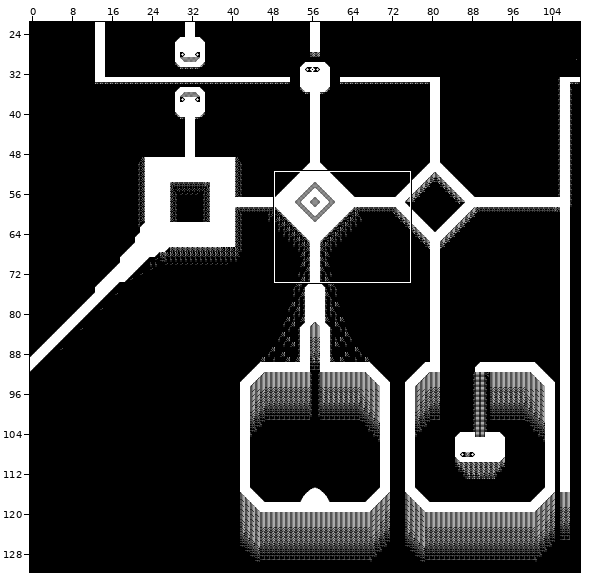
One commit to this Tiled map: projects/project3/assets/maps/act3map.tmx. The picture above shows the old version from afar; the outline marks the close-up.
Close-up. Before the edit:
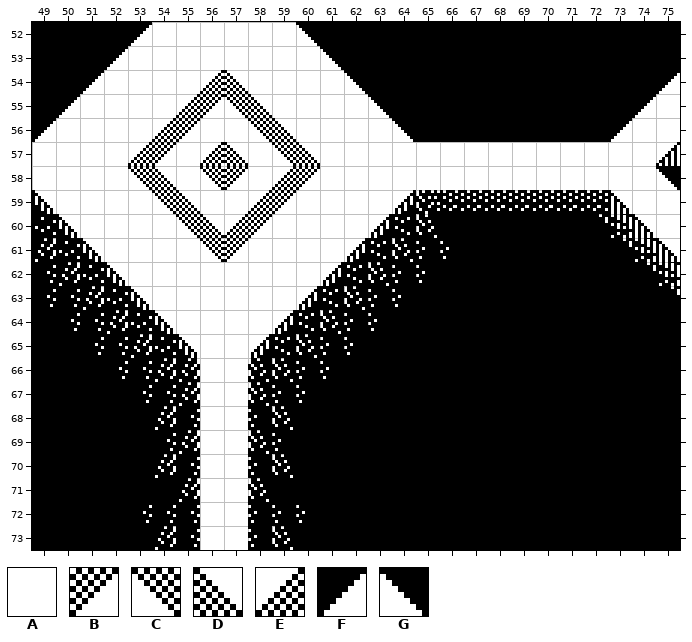
Cells are 16x16 px. Shown: x 49..75, y 52..73. The commit also changed other parts of the map, which this record leaves out.
Key: from "map_tileset": A 0, B 3, C 4, D 5, E 6, F 11, G 12.
_ is an empty cell, # one hidden under a higher layer.
Layers that did not change in this view are not listed.
Layer "background" before, first column x 49:
52 ####FAAAAAAG###############
53 ###FAAAAAAAAG##############
54 ##FAAAAEDAAAAG############F
55 #FAAAAEBCDAAAAG##########FA
56 FAAAAEBAACDAAAAG########FAA
57 AAAAEBAEDACDAAAAAAAAAAAAAA#
58 AAAACDACBAEBAAAAAAAAAAAAAAG
59 #AAAACDAAEBAAAA##########AA
60 ##AAAACDEBAAAA############A
61 ###AAAACBAAAA##############
62 ####AAAAAAAA###############
63 #####AAAAAA################
64 ######AAAA#################
65 #######AA##################
66 #######AA##################
67 #######AA##################
68 #######AA##################
69 #######AA##################
70 #######AA##################
71 #######AA##################
72 #######AA##################
73 #######AA##################
The result:
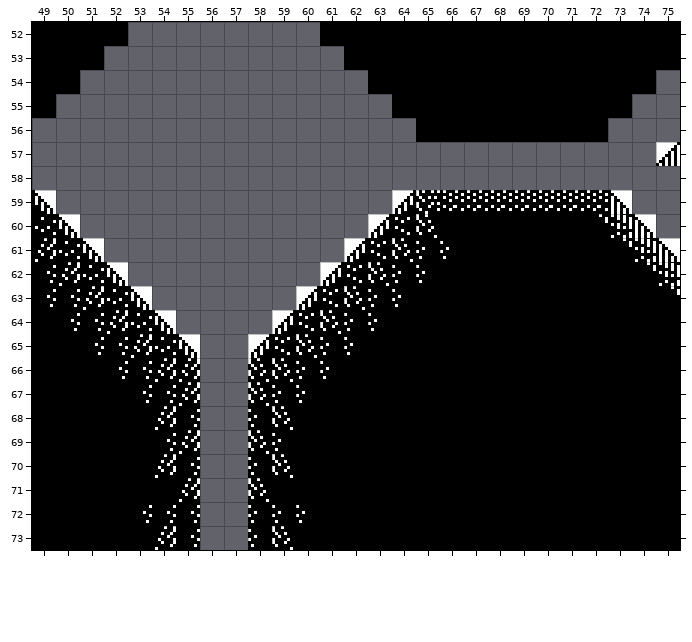
Edits made:
Changed rows in their new state; . is an unchanged cell.
Layer "background" (now hidden):
first column x 49:
52 ....________...............
53 ...__________..............
54 ..____________............_
55 .______________..........__
56 ________________........___
57 __________________________.
58 ___________________________
59 .______________..........__
60 ..____________............_
61 ...__________..............
62 ....________...............
63 .....______................
64 ......____.................
65 .......__..................
66 .......__..................
67 .......__..................
68 .......__..................
69 .......__..................
70 .......__..................
71 .......__..................
72 .......__..................
73 .......__..................
Pixel boxes of the changes (left, top, right, bottom) in both close-ups:
removed: (32, 22, 680, 550)
